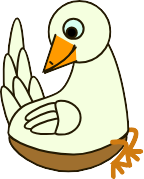
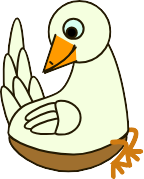
Layers edited between the first and the second 144 x 179 image:
added layer "Layer" (4th of 29, in "Layer" › "Layer" › "Layer") in group "Layer" over [115, 158, 122, 168]
added layer "Layer" (19th of 29, in "Layer" › "Layer") in group "Layer" over [115, 158, 122, 168]